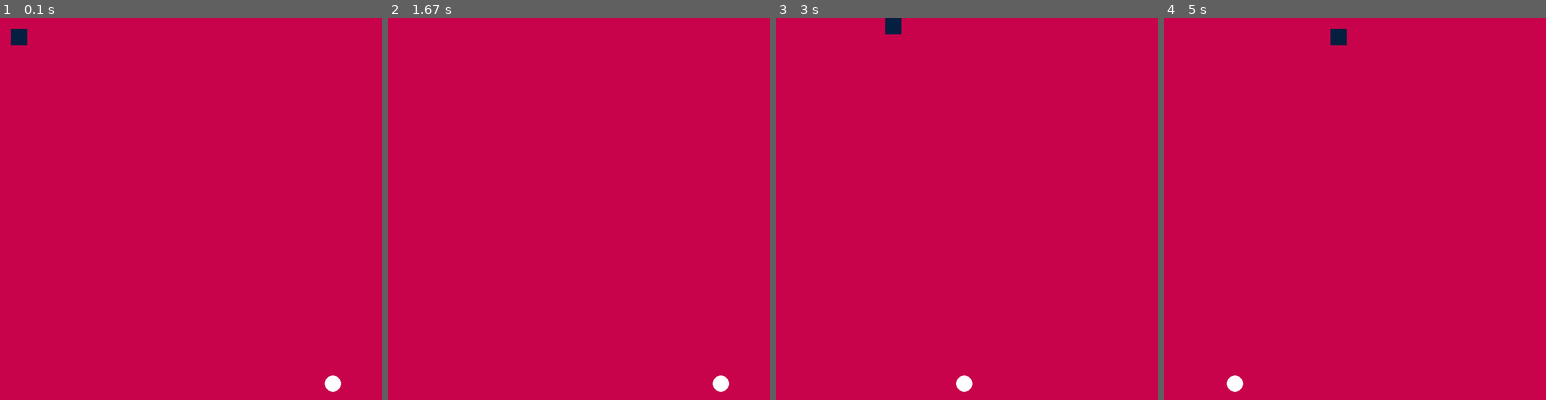
Above: before the commit, frames 1-4 (left to right).
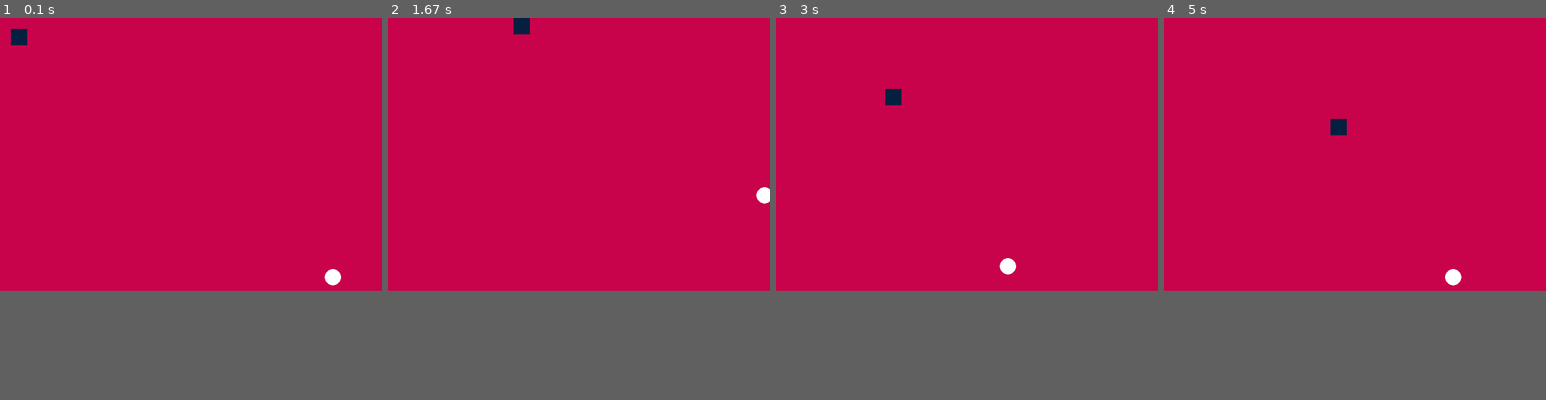
Above: after the commit, the same moments.

Repository: Julian44446932/Block-E-Game-Design
Game: pygame game, started from CircleEatsSquare.py
Same seed, same stepped clock (60 frames per second), same inputs: the game is played once before the commit and once after it.
Inputs:
- Up to frame 1 (0.1 s): no input
- Up to frame 2 (1.67 s): hold A 0.33-0.8 s; hold Right 0.33-0.8 s; hold Right 0.83-1.3 s; hold D 0.83-1.3 s; hold Up 1.33-1.63 s; hold W 1.33-1.63 s
- Up to frame 3 (3 s): hold Right 1.67-2.13 s; hold D 1.67-2.13 s; hold Left 2.17-2.7 s; hold A 2.17-2.7 s; hold Down from 2.73 s (still down); hold S from 2.73 s (still down)
- Up to frame 4 (5 s): release Down at 3.03 s; release S at 3.03 s; hold Left 3.07-3.47 s; hold A 3.07-3.47 s; hold Up 3.5-3.87 s; hold W 3.5-3.87 s; hold Right 3.9-4.53 s; hold D 3.9-4.53 s; hold Down 4.57-4.93 s; hold S 4.57-4.93 s; hold Left from 4.97 s (still down); hold A from 4.97 s (still down)
The window is 700x700 before the commit and 700x500 after it. Grey fills any space a smaller window leaves; there, only what the larger window draws over its background counts as a difference.

The runs differ from the first frame. In frame 1, 0.3% of the frame differs, in the area x 85-90%, y 65-98%; in frame 2, 0.4%; in frame 3, 0.6%, in the area x 28-63%, y 0-98%; in frame 4, 0.6%.

Commit message:
3/10 update

Diff:
--- a/CircleEatsSquare.py
+++ b/CircleEatsSquare.py
@@ -15,63 +15,64 @@
 # K_s                   down square
 #initialize pygame
 import os, random, time, pygame
+os.system('cls')
 #initialize pygame
 pygame.init()
 
-#Declare constants, variables, list, dictionaries, any object
-#scree size
-WIDTH=700
-HEIGHT=700
-check=True #for the while loop
-move=5 #pixels
+#declare constants, variables, init, dictionaries
+#suare size
+WIDTH = 700
+HEIGHT = 500
+check = True #for the while loop
+move = 5 #5 pixels
 #square variables
-xs=20
-ys=20
-wbox=30
-hbox=30
+xs = 20
+ys = 20
+wbox = 30
+hbox = 30
 #circle variables
-rad=15
-xc=random.randint(rad, WIDTH-rad)
-yc=random.randint(rad, HEIGHT-rad)
-#creating the rect object
-square=pygame.Rect(xs,ys,wbox,hbox)
+radius = 15
+xc = random.randint(15, WIDTH-radius)
+yc = random.randint(15, HEIGHT-radius)
+#square
+square = pygame.Rect(xs, ys, wbox, hbox)
+#screen
+screen = pygame.display.set_mode((WIDTH, HEIGHT))
+pygame.display.set_caption('cirlce eats square')
+#define colors
+colors= {'white':[255,255,255],'red':[255,0,0],'blueish':[102, 153, 255], 'orange':[255, 85, 0], 'purple': [48, 25, 52], 'navy': [5,31,64], 'pink':[200, 3, 75]}
 
-#create screen
-screen=pygame.display.set_mode((WIDTH,HEIGHT))
-pygame.display.set_caption('Circle eats Square')
+background = colors.get('pink')
+sq_color = colors.get('navy')
+cr_color = colors.get('white')
 
-#define colors37
-colors={'white':[255,255,255], 'red':[255,0,0], 'aqua':[102,153, 255],
-'orange':[255,85,0],'purple':[48,25,52],'navy':[5,31,64],'pink':[200,3,75]}
-
-#Get colors
-background= colors.get('pink')
-sq_color=colors.get('navy')
-cr_color=colors.get('white')
 while check:
+    # pygame.draw.circle(screen, cr_color, (xc, yc), radius)
     screen.fill(background)
     for case in pygame.event.get():
-        if case.type==pygame.QUIT:
-            check=False
+        if case.type == pygame.QUIT:
+            check = False
 
+    keys = pygame.key.get_pressed()
+    if keys[pygame.K_a] and square.x >= move:
+        square.x -= move #subtract 5 from the x value
+    if keys[pygame.K_d] and square.x < WIDTH - (wbox+move):
+        square.x += move
+    if keys[pygame.K_w] and square.y >= move:
+        square.y -= move
+    if keys[pygame.K_s] and square.y < HEIGHT - (hbox+move):
+        square.y += move
+    #finished circle
+    if keys[pygame.K_LEFT] and xc >=radius:
+           xc -= move
+    if keys[pygame.K_RIGHT] and xc < WIDTH - radius+move:
+           xc += move
+    if keys[pygame.K_UP] and yc >=radius:
+           yc -= move
+    if keys[pygame.K_DOWN] and yc < HEIGHT - (radius+move):
+           yc += move
 
-    keys=pygame.key.get_pressed() #this returns a list
-    if keys[pygame.K_a] and square.x >=move:
-        square.x -= move #substract 5 from the x value
-    if keys[pygame.K_d] and square.x <WIDTH-wbox:
-        square.x += move
-    if keys[pygame.K_w]:
-        square.y -= move
-    if keys[pygame.K_s]:
-        square.y += move
-        keys=pygame.key.get_pressed() #this returns a list
-
-#Finish circle
-    if keys[pygame.K_LEFT] and xc >=rad:
-        xc -= move #substract 5 from the x value
     pygame.draw.rect(screen, sq_color, square)
-    pygame.draw.circle(screen, cr_color, (xc,yc), rad)
-#I was confused on the movement of the circle, will fix it in class
-
+    pygame.draw.circle(screen, cr_color, (xc, yc), radius)
     pygame.display.update()
     pygame.time.delay(10)
